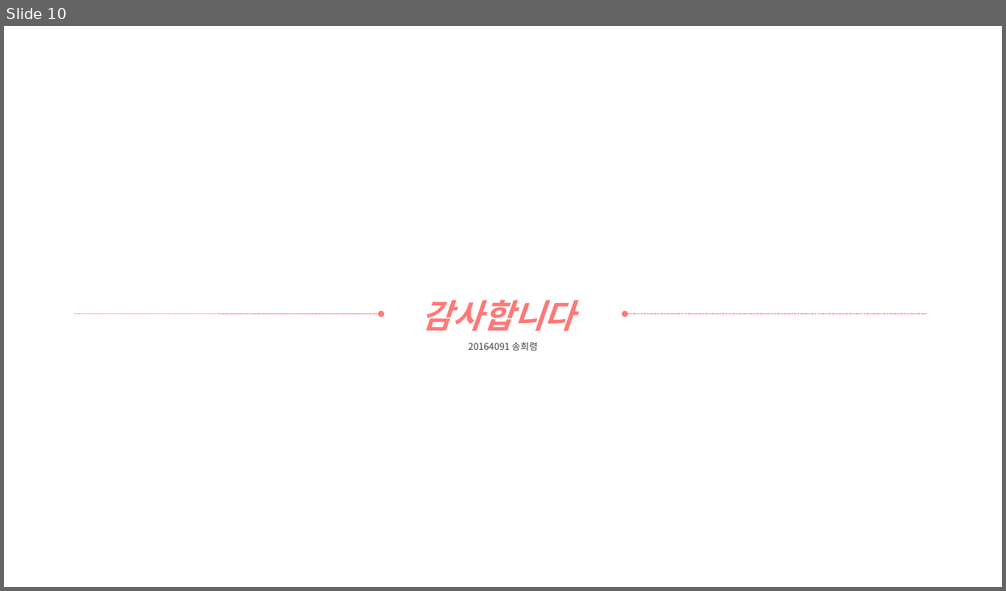
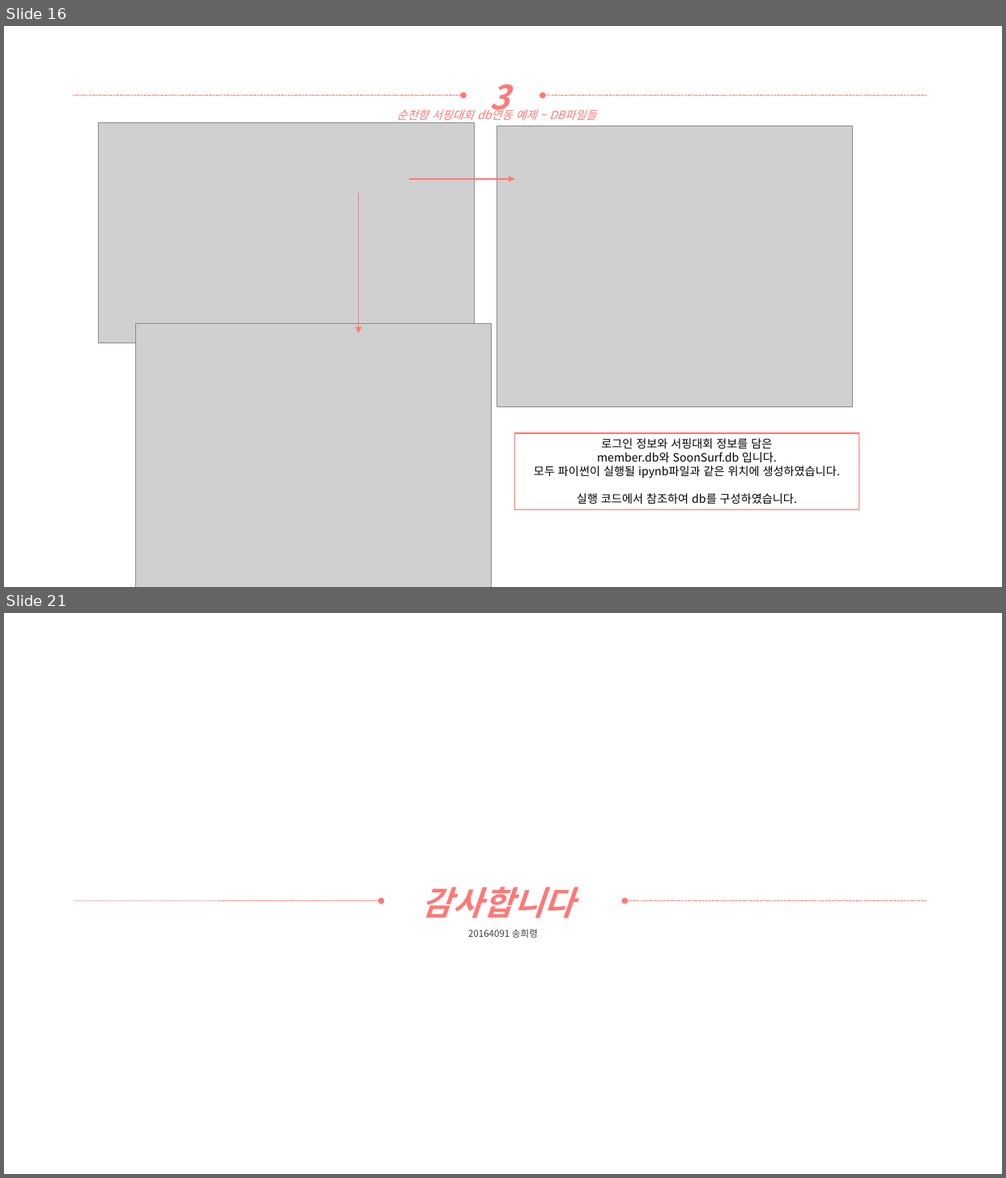
Before and after one commit to yooatom2200/Programing_Base_2, a slide deck: 6장/20164091-송희령-6주차 과제.pptx. Shown one above the other, each under a label of ours: slide 10 before the commit, slides 16 and 21 after it; the slides between them are not shown. The pictures are 1006x591 and 1006x1178 pixels, drawn with LibreOffice and Linux fonts; fonts in the diff are those of the drawing; grey boxes stand for pictures. Boxes give left, top, right and bottom in pixels: in the first picture for what was removed or moved away, otherwise in the second. Text is boxed around its words. In the diff, an @@ line names an element or a change of style, - is before the commit and + after.

```diff
--- a/6장/20164091-송희령-6주차 과제.pptx
+++ b/6장/20164091-송희령-6주차 과제.pptx
@@ slide 16 added at bbox=[4, 26, 1002, 587], background #FFFFFF @@
@@ arrow added from (73, 96) to (463, 96), #FF7876 0.5 pt dashed @@
@@ text added at bbox=[490, 84, 509, 118], 32 pt, text #FF7876, bold, italic @@
+3
@@ arrow added from (927, 96) to (543, 96), #FF7876 0.5 pt dashed @@
@@ picture added at bbox=[98, 122, 474, 343] @@
@@ text added at bbox=[397, 108, 596, 124], 11 pt, text #FF7876, italic @@
+순천향 서핑대회 db연동 예제 – DB파일들
@@ picture added at bbox=[496, 126, 852, 407] @@
@@ arrow added from (359, 193) to (359, 334), #FF7876 1 pt @@
@@ arrow added from (409, 179) to (514, 179), #FF7876 1 pt @@
@@ picture added at bbox=[136, 323, 492, 587] @@
@@ rectangle added at bbox=[514, 433, 859, 510], outline #FF7876 1 pt, 11 pt, text #000000 @@
+로그인 정보와 서핑대회 정보를 담은
+member.db와 SoonSurf.db 입니다.
+모두 파이썬이 실행될 ipynb파일과 같은 위치에 생성하였습니다.
+실행 코드에서 참조하여 db를 구성하였습니다.
@@ what was slide 10 is now slide 21 @@
```
Also in this commit, not shown: 10 other slides added, 7 other files.
